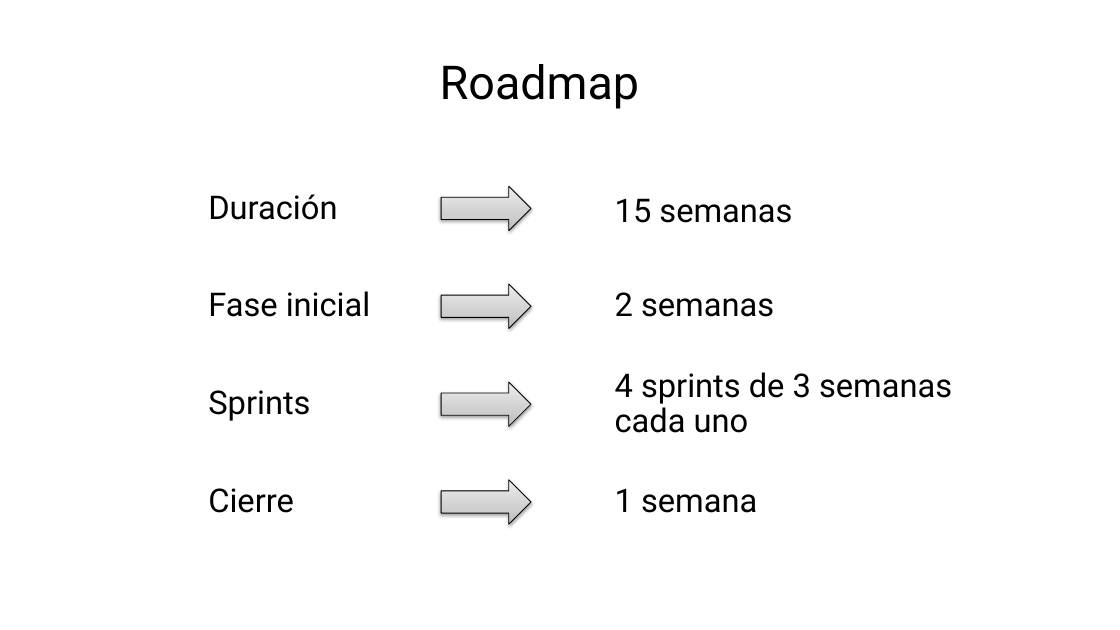
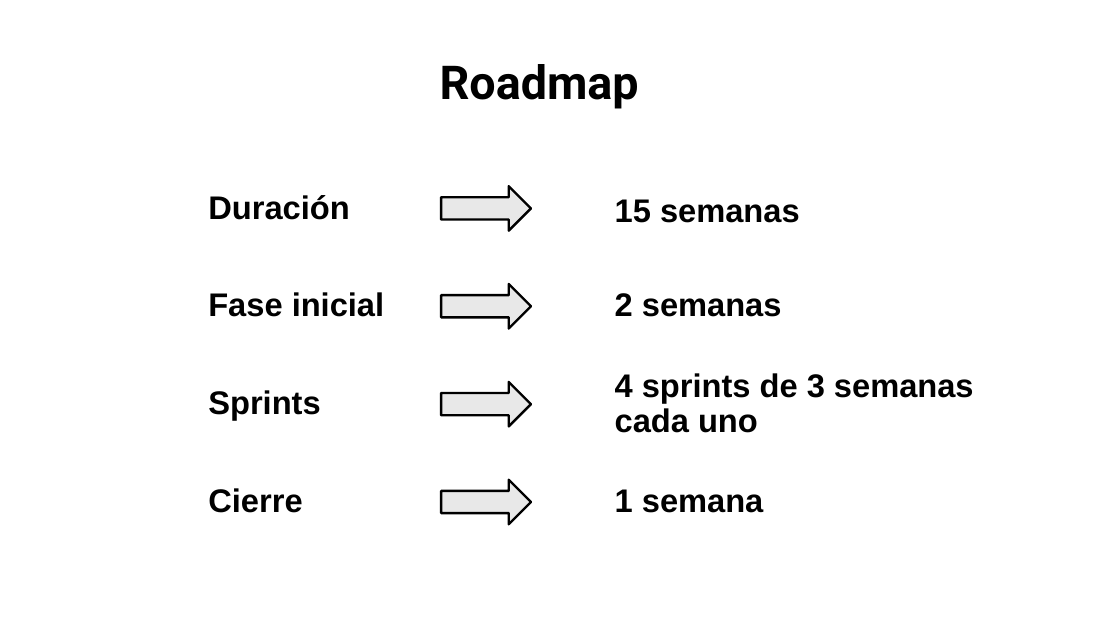
Before and after one commit to Ikvillaseca/capstoneADI, a slide deck: slide 10 of Fase 3/Evidencias Grupales/Presentación Final del proyecto (Español).pptx (slide 9 before the commit). Drawn at 1120x630 pixels with LibreOffice and Linux fonts; fonts in the diff are those of the drawing; background and template pictures are left out. Boxes give left, top, right and bottom in pixels: in the first picture for what was removed or moved away, otherwise in the second. Text is boxed around its words. In the diff, an @@ line names an element or a change of style, - is before the commit and + after.

```diff
--- a/Fase 3/Evidencias Grupales/Presentación Final del proyecto (Español).pptx
+++ b/Fase 3/Evidencias Grupales/Presentación Final del proyecto (Español).pptx
@@ text "Roadmap" at [440, 64, 639, 109]: bold on @@
@@ fill gradient #BABABA to #CFCFCF to #EDEDED to #E8E8E8; outline #000000 0.75 pt to #000000 2 pt; shadow off in 4 elements at [441, 284, 531, 329], [441, 382, 531, 427], [441, 480, 531, 524], [441, 187, 531, 231] @@
@@ font Roboto to Arial, bold on in 8 elements at [208, 292, 384, 317], [208, 390, 320, 420], [615, 489, 764, 513], [208, 488, 302, 513], [615, 293, 782, 317], [208, 195, 349, 220], [615, 199, 800, 223], [615, 373, 974, 433] @@
```
Also in this commit, not shown: 19 other slides changed, 15 slides added, 4 slides removed.
